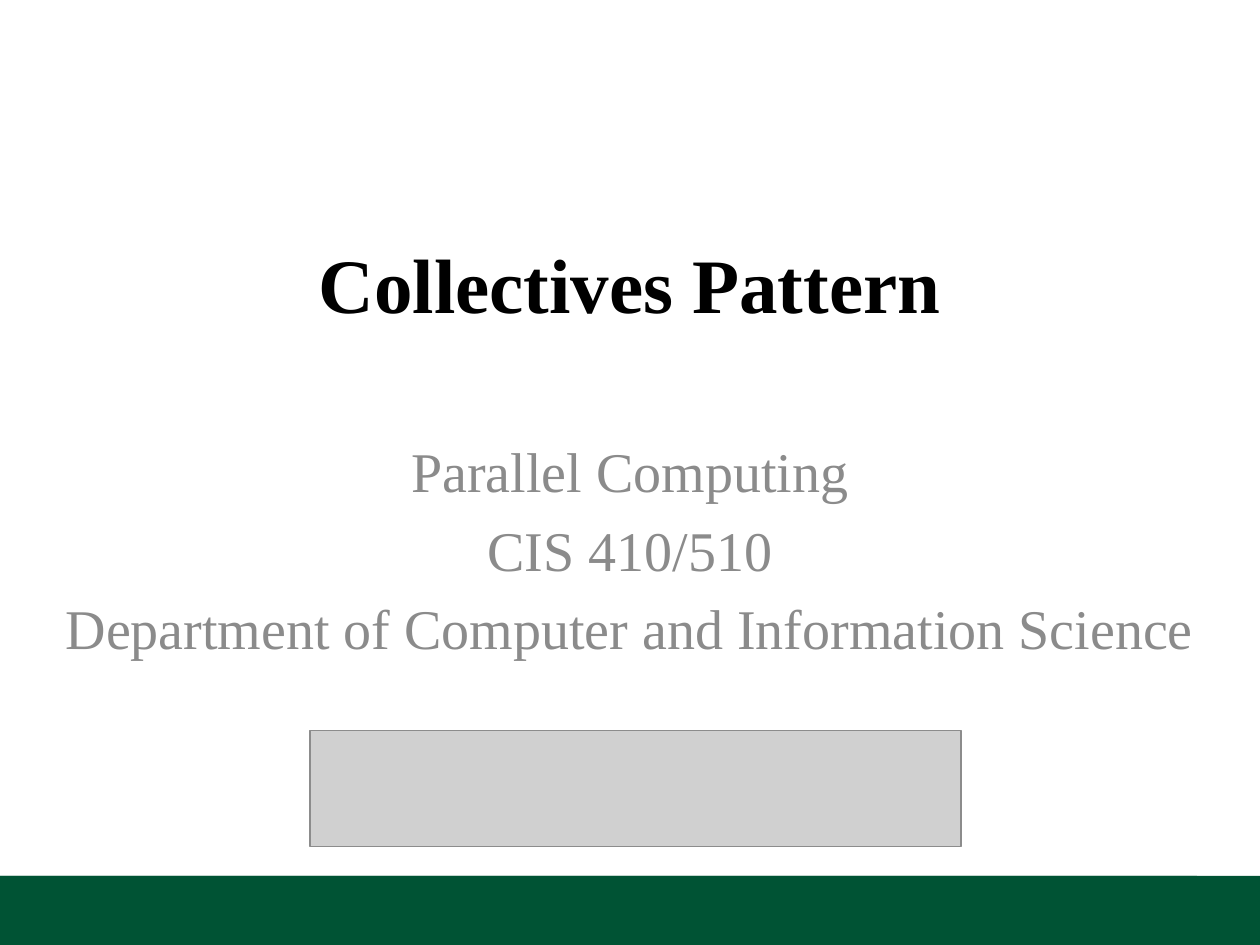
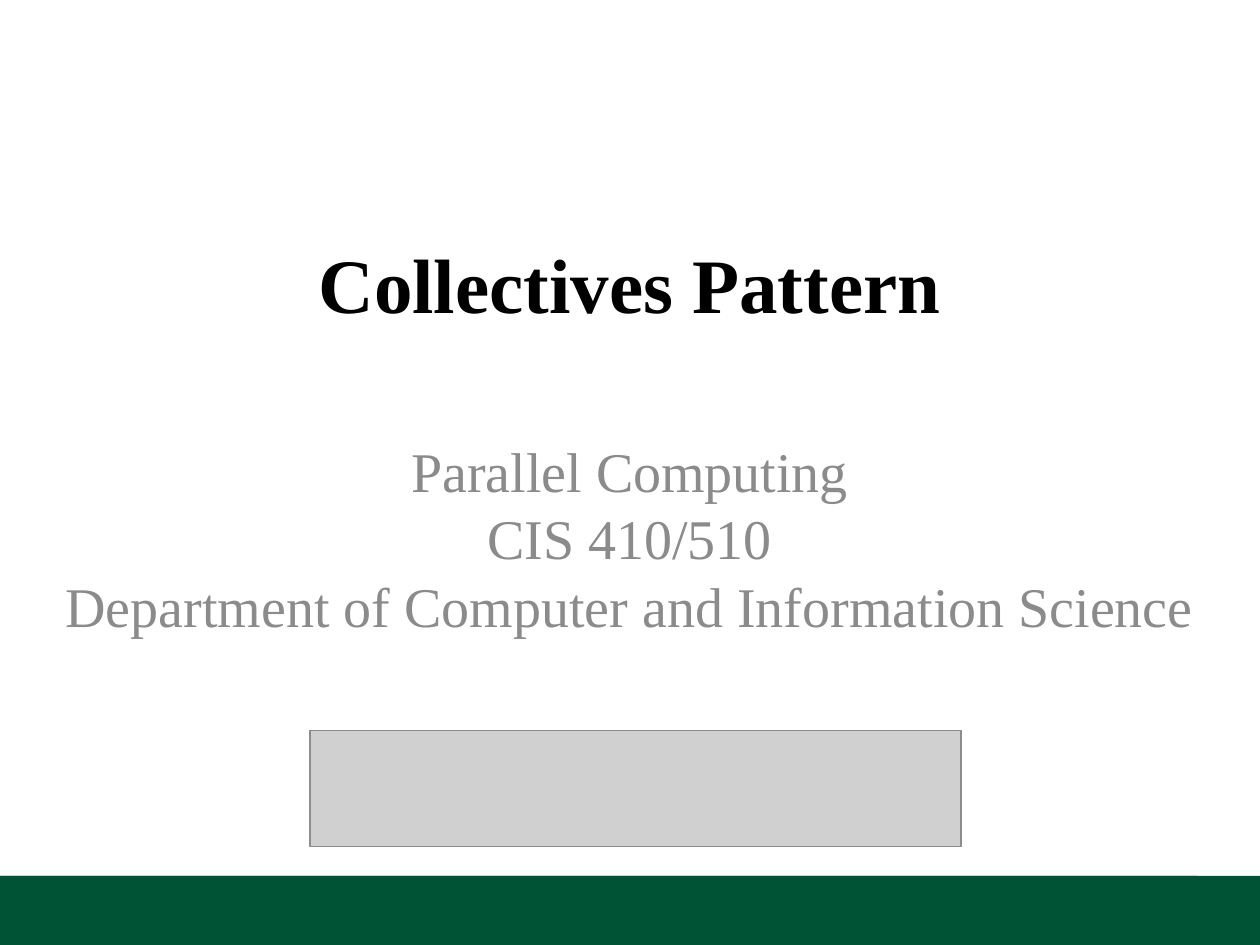
Before and after one commit to UOregonParallel/CourseMaterials, a slide deck: slide 1 of lecture_content/classSlides/2_collectivesPattern/collectivesPattern.pptx. Drawn at 1260x945 pixels with LibreOffice and Linux fonts; fonts in the diff are those of the drawing; grey boxes stand for pictures; background and template pictures are left out. Boxes give left, top, right and bottom in pixels: in the first picture for what was removed or moved away, otherwise in the second. Text is boxed around its words. In the diff, an @@ line names an element or a change of style, - is before the commit and + after.

Commit message:
collectives and fork/join.  From open office so formatting might be broken

```diff
--- a/lecture_content/classSlides/2_collectivesPattern/collectivesPattern.pptx
+++ b/lecture_content/classSlides/2_collectivesPattern/collectivesPattern.pptx
@@ text "Parallel Computing" at [65,453,1193,637]: text colour #8C8C8C to #8B8B8B; less space between paragraphs @@
```
Also in this commit, not shown: 3 other slides changed, 36 slides added, 1 other file.
